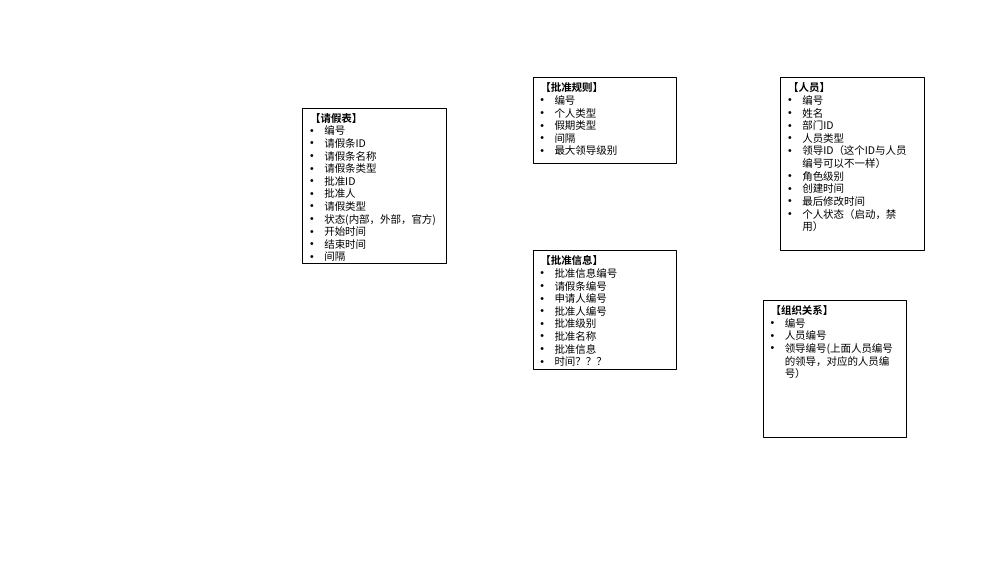
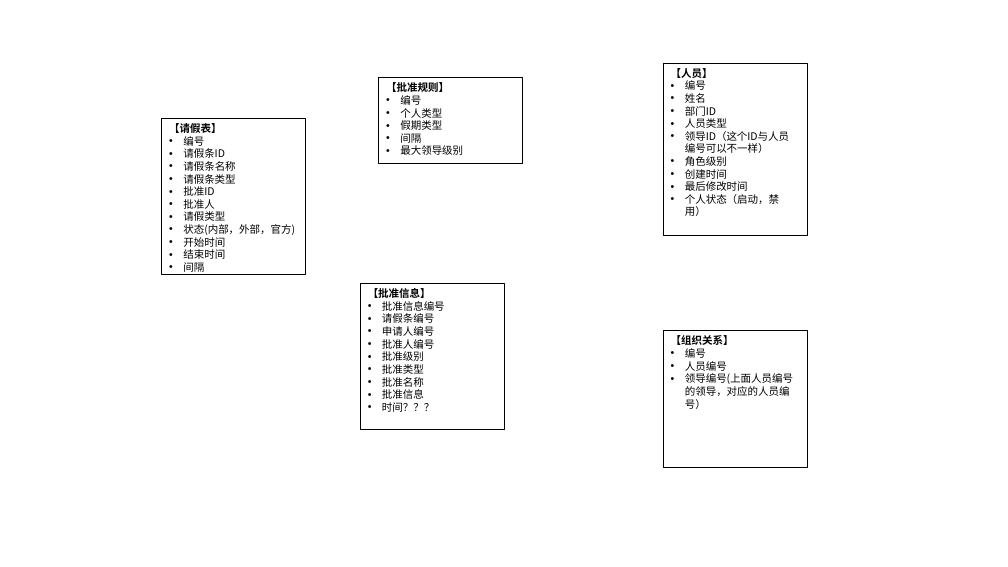
Before and after one commit to axzxs2001/DDD_Sample, a slide deck: slide 12 of DDD_Sample/Docs/DDD.pptx (slide 6 before the commit). Drawn at 1008x567 pixels with LibreOffice and Linux fonts; fonts in the diff are those of the drawing. Boxes give left, top, right and bottom in pixels: in the first picture for what was removed or moved away, otherwise in the second. Text is boxed around its words. In the diff, an @@ line names an element or a change of style, - is before the commit and + after.

```diff
--- a/DDD_Sample/Docs/DDD.pptx
+++ b/DDD_Sample/Docs/DDD.pptx
@@ rectangle "【批准规则】": place and size @@
-rectangle "【批准规则】" at [533, 78, 677, 164]
+rectangle "【批准规则】" at [379, 78, 523, 164]
@@ rectangle "【人员】": place and size @@
-rectangle "【人员】" at [781, 78, 925, 251]
+rectangle "【人员】" at [663, 63, 807, 236]
@@ rectangle "【请假表】": place and size @@
-rectangle "【请假表】" at [302, 108, 446, 264]
+rectangle "【请假表】" at [162, 119, 306, 274]
@@ rectangle "【批准信息】": place and size @@
-rectangle "【批准信息】" at [533, 250, 677, 369]
+rectangle "【批准信息】" at [361, 284, 504, 430]
@@ rectangle "【组织关系】": place and size @@
-rectangle "【组织关系】" at [763, 300, 907, 437]
+rectangle "【组织关系】" at [663, 330, 807, 467]
@@ text in rectangle at [382, 364, 424, 374]: paragraph added @@
+• 批准类型
```
Also in this commit, not shown: 1 other slide changed, 6 slides added, 1 other file.
